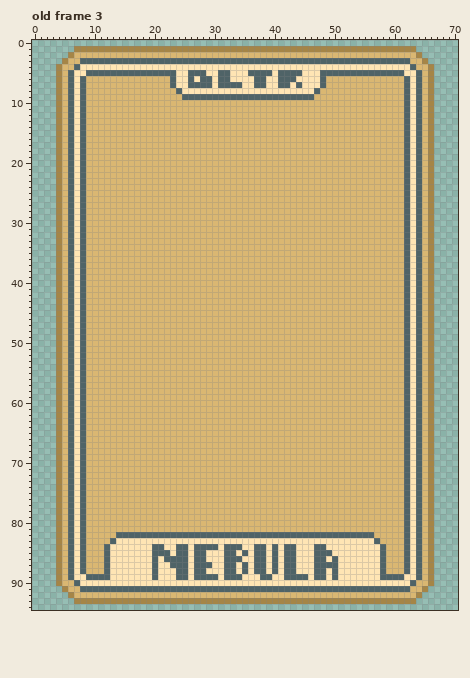
Pixel-art file -- assets/1x/consumables.ase. Above: the version before the commit.
71x95 pixels, 4 frames. Colours within 5 levels of each other are drawn and written as one. Shown: old frame 3. The commit also changed other frames, which this record leaves out.
New version:
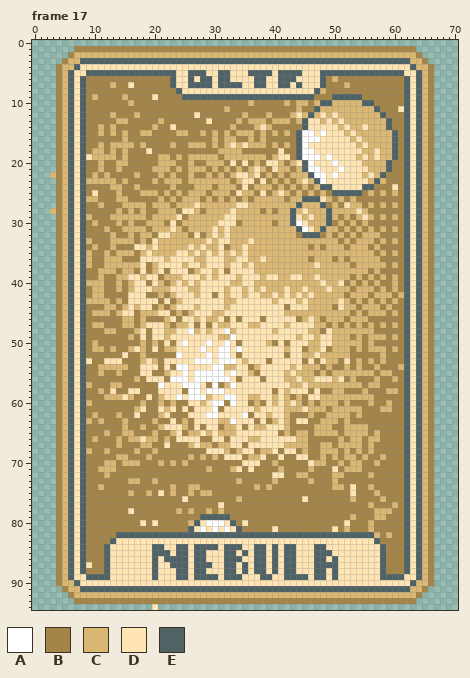
Palette (. is transparent): A #ffffff  B #a58547  C #dab772  D #ffe5b4  E #4f6367
A new or re-ordered frame is compared with the old frame closest to it.
Changes in this commit:
frames 4 -> 19
Changed rows in their new state; - is an unchanged pixel.
Frame 17 is new; against old frame 3, layers "Layer 4", "Layer 6":
first column x 3:
 6 ------BBBBBBBBBBBBBB--------------------------B-BBBBBBBBBBB
 7 ------BBBB-BBDBBBBBB--------------------------BBB-BBBBBBBBB
 8 ------BBBBBBBBBBBBBBB-------------------------BBBBBBBBBBBBB
 9 ------B-BBBB-BBBBDBBBB----------------------BBBEEEEEBBBBBBB
10 ------BBBBBBB-BBBBBBBBBBBBBBBBBBB-BBBBB-B--B-EE-----EEBBBBB
11 ------BBBBBBBBBBBBBBBBBBBBBBB-BBBBBBBBBBB-BBE---------EBBBD
12 ------BBBB-BBB-BBBBBBBBBDBBBBBBB-BBB-BBB-D-E-D-D-------EBBB
13 ------BBBBB--BBBBB-BBBBBBBDBBBB-B---B---B-EDD-D-D-------EBB
14 ------BB-B-BBBBBB-BBDBBBBBBBBB-BBB-D-BBBBBEDDDDD-D--D---EBB
15 ------BB-B-B-BB--BBBB--BB-B-B-B---B-B-B-BEAADADDD-D------EB
16 ------BBBBBB-BBBBBBBBBBBBBB-B--BB-B-BBBBBEAAADDDDD-D-----EB
17 ------BB-B----B-BBBB-BB---B-B-D-D---B-B-BEADDDDDDDD-D----EB
18 ------B--B-B-BBBDBBBBBBBBBBB----BBBBBBDBBEAADDDDDDDD--D--EB
19 ------D----B-BBBBB--B-B-----B-------B-DDBEAAADADDDD-D-D--EB
20 ------BB-BB--BBBBB---BB-BB---BDBDB-BDD-B-DEADDDADDDD----EBB
21 ------BB-BB-BBBBB---B-B---B-B-B-B-D-BD--B-EAADDDADDDD---EBB
22 C-----B-B-BBBB-BBB-B-BB-BB-B-B-DD-DB-B-B---EAADADDDD-D-EBBB
23 -----------B-BBBB-B---B-------B-DDBDB-B-B-D-EADDDDDDD-E-BBB
24 ------BBBB--BB-BBBBB-BBB---B---BDB---B-B-B-B-EEDDDDDEEBBBDB
25 ------BDBBB-BBB---B-B-B---B---BD--BDB-D-B-B-B-BEEEEEB-B-B-B
26 --------BBB--BBBBB-B-B---B-B-B-B-B-----B--EEED-B-B-BBBBBBBB
27 ------BB-BBB----B---B---D------DD--------E---EB-BD--B-B-B-B
28 C-----BBBBB-B-B-BB---BDD-B----D----B-B--E-D---E----D-BBBBBB
29 -------BBB------B----DB------DD---------ED-D--E-B-B-D-B-B-B
30 ------B-BBB-B-BB---BDB------DDDB-----B--EAD---EB-B-B-BBBBBB
31 ------BBB-BB----B---D-B----D-D-----------EAD-E--B-B-B-B-B-B
32 ------BBBB-BB-B--BDD---BDB-D-D-----------BEEEB-B-B-B---BBBB
33 -------BBB----B-BD--------D-DD---D--------------B-B---B-B-B
34 ------B-BB-BBBDD-D-----D-D--DB--D----------B-B---B---B-BBBB
35 -------BB-B---B-D----DD-D-D-D-D-D---------------------B-B-B
36 -------BB---BBBDDDD-DDDD--DDD--DD--D-------B---B-B-----BBBB
37 -------BB------DB-DDDD-DD-DDD-DD-D----------D-----B-----B-B
38 ------BB---B--BDB-DBDDDB-DD-DBDDDD-------------------B-BBBB
39 ------BB-BB--DD-DDB---DDD-D-DDD-DDD-DD--DD--D-----B-B-B-B-B
40 ---------BB-B-DDBD-B-D-D-DDDDD--DD-----------D--DB-B-B-BB-B
41 ------B--BB-B-DDD---DDD--DDDD-DD-D-D---D--D---D---B---B-B-B
42 ------B--BBBBDDDBB-B-DDD-DDBD-DD-DD--D-D-D-D-----B---B---B-
43 ----------B-BDDDDDBDB-DDDDDDD--DDDDDD-DDD-D-----D-B-B-B-B-B
44 ------BBB--B-D-DDB-B-DDD-DDDD-DDDDDDDDDBDDD----BD--B---B-BB
45 ------B---B-DDB---DDB-B-DDD--DDDDDDDDDD-----------B-B---B-B
46 ------BBBBBB--B-BBB-DBDD-D--DBDBDDDBDDDDDB-D-B---B---BBBBBB
47 ------B--BBB--B-DDD-B--DBDBD--DDD--DDDD-DDDD--B-B-B-B-B-B-B
48 ------BBB--BBB-DBDD--DDA-D-DDA-DDDDDD-DDDDD--BD-------BBBBB
49 ------BBBBBBB-BDBDD-DDDDDDDD--ADDDDDDDDDD-DD-DD---B-B---B-B
50 ------B-BBBBBBB-B-BDBDADDDADDADBDDDD-BDBDDD--DD-----B-BBBBB
51 ------B--B-BB-D-BDB--DDDDADDAADADDDDDDD-DDB--DB---B-B---B-B
52 ------BBBBBBDBB-BBBBBADDDDADAADBDDDDDDDBDD--D-----BBBBB-BBB
53 ------DBBDDDBBB-D-BDDDDDAAADAAAD-DDDBDDDDDBDBD--BDB-B-B-BBB
54 ------BB-----BBDDDBDBAADDDDAA--DDB-DDDDD-D---B-BB-B-BB-BBB-
55 ------BB-BB-BBBDDBB-DDADAAAAADADD-BDDDD-D---B-B-------B--BB
56 ------BBBBBBBB-BDDDBAAADAAAAAADBDDDBDDD--D--DDD-DB-BBB-BB-B
57 -------BBB--BBBBBBADDDAAADBAB-ADDDDDDDDD--D---------B--BBBB
58 ------BB-BDBBDDBBBDDDDBAADAAADDDDDDDDBD-DDDBDBB--BBB-BBB--B
59 ------BBB---D-BBDB-DDADAAA-DDAADD--DD-D-B-BDD---------BBBBB
60 -------BBBBBBBB-BB-B-BBDD-DAABADDB-BD-D-D-B-B---B-BBB-BB-BB
61 ------BBBBBBBB-DBBD-DBDBDDDABDDDDD-DDDD---D---B-----BBB--BB
62 ------B-BBB-BBDBBB-DBBBDDDAADDDDABDD-DD-BBB-BB----B-BBBBBBB
63 -------B-BBB-BBBB-BBDB-BDDDD--ADDDBDB-D-BDDBB---B-BBBBBBBBB
64 ------BBBBBB-BB-BB-DDD-BDBDDB--DBD--DDD-BBBB---BB----BBBBBB
65 ------BBB-BB--BBB-BB-DB--D-D---DDDDDDDB-B--B----B----B-BBBB
66 ------B-BBB-B--D--B-BDDDDBBDDBDDD--DDDDDD--BBBBB-B--B--BBBB
67 ------BBBBB-BBB--BBDBBB-D--B--DDBDDDDDD----BB--B----B-BBBBB
68 -------BB-BBBB-BB-BBBBBBBBDDD-B-DDB--DBDDB-BB---B-B-B-BBBBB
69 ------BBBBB--BBB-BBBBBB-B-B-BDDDB--DBBDBBDDBB-B-B--B-BB-BBB
70 ------BBB--B---BBB-B-B-BBBBBBBBBDDDBB-BBBBBD--BB-B--BB-BBBB
71 ------BB---BBBBBBBBBBBBBBB-BBB-DBDBBBB-BBBB-BBBDB---BBBBBBB
72 ------BBB-BBBBBBBBBBBBBBBBBBBBBBBBBBBDDBB--BBBB--BBBB-BBBBB
73 ------BBBBBBB--BB-BBBBBBBBBBBBB-BBBBB-BBBBB-BBB-BBBBBBBBBBB
74 ------BB-BBBBBBBBBBB-BB--BBBBBBBBB-B-BBBBBBBBBB--BDBB-BBBBB
75 ------BBBBBBB-BB-BDB-BB-B--BBBBBBBBBBBBBBBBBBBBBBBDBBB-BBBB
76 ------BBBBBBBBBBBBBBBBDBBBBBBBB-BBBBBBBBBBDBBBBBBB-BBBB-BBB
77 ------BBBBBBBBBBBBBBBBBBBBBBDBBBBBBBBBBBBBBBBBBBBBBBB-BBB-B
78 ------BBBBBBBDBBBBBBB-B-BB-B-BBBBBBBBBBBBBBBBBBBBBBBBB---BB
79 ------BBBBBBBBBBBBBBBBBBBEEEEEBBBBBBBBBBBBBBBBBBBB-BBB--BBB
80 ------BBBBBBBBBDBDBBBBB-EDAAADEBDBBBBBBBBBBBBBBBBDBBB-BBBBB
81 ------BBBBBBBBBBBBBBBBBEDADADADEBBBBBDBBBBBBBBBDB-BBB-BBBBB
82 ------BBBBB--------------------------------------------B-BB
83 ------BBBB---------------------------------------------BBBB
84 ------BBB-----------------------------------------------BBB
85 ------BBB-----------------------------------------------BBB
86 ------BBB-----------------------------------------------BBB
87 ------DBB-----------------------------------------------BBB
88 ------BBB-----------------------------------------------BBB
first column x 20:
94 D
